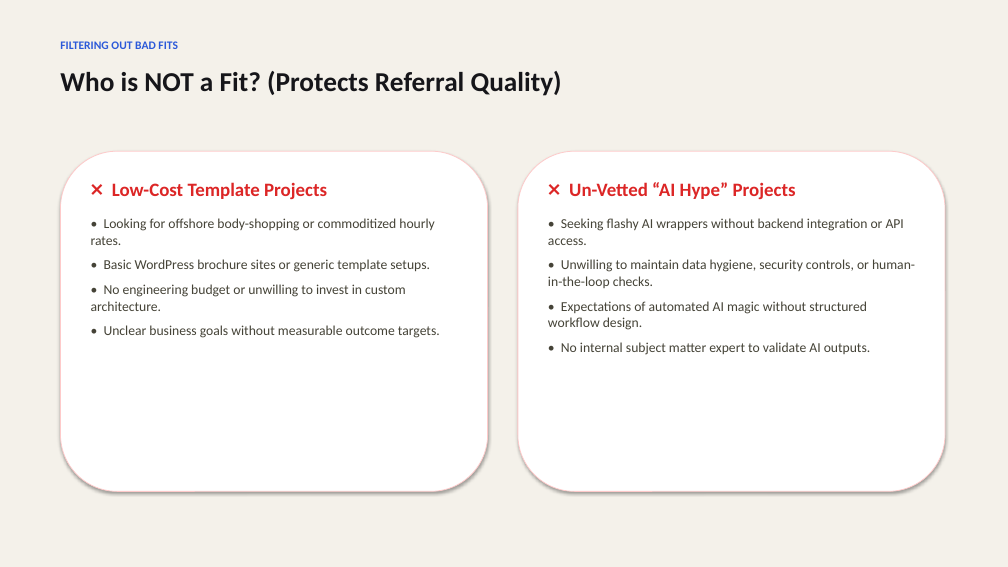
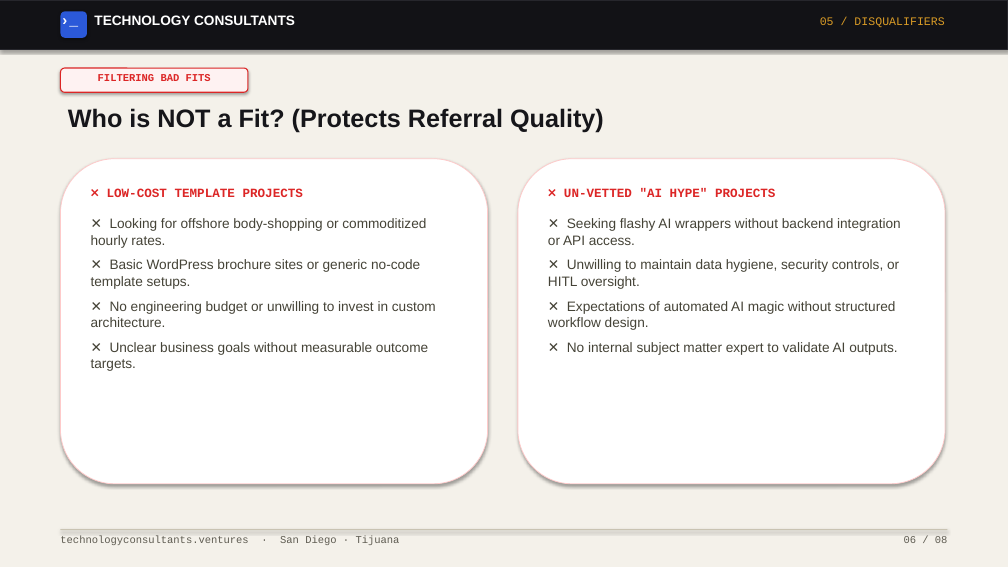
Before and after one commit to rguido198/TechnologyConsultantsVentures, a slide deck: slide 6 of Technology_Consultants_Who_to_Send_My_Way.pptx. Drawn at 1008x567 pixels with LibreOffice and Linux fonts; fonts in the diff are those of the drawing. Boxes give left, top, right and bottom in pixels: in the first picture for what was removed or moved away, otherwise in the second. Text is boxed around its words. In the diff, an @@ line names an element or a change of style, - is before the commit and + after.

Commit message:
Redesign PowerPoint presentations to match design.md website UI, nav header, terminal components, and design tokens

```diff
--- a/Technology_Consultants_Who_to_Send_My_Way.pptx
+++ b/Technology_Consultants_Who_to_Send_My_Way.pptx
@@ rectangle added at box(0, 0, 1008, 49), fill #121216, outline #26262C 1 pt @@
@@ rounded rectangle added at box(60, 11, 87, 38), fill #2B59D9 @@
@@ text added at box(60, 11, 87, 37), 14 pt, text #FFFFFF, bold @@
+›_
@@ text added at box(94, 15, 295, 25), 13 pt, text #FFFFFF, bold @@
+TECHNOLOGY CONSULTANTS
@@ text added at box(820, 17, 944, 27), 11 pt, text #D99B26 @@
+05 / DISQUALIFIERS
@@ rounded rectangle added at box(60, 68, 248, 92), fill #FEF2F2, outline #DC2626 1 pt @@
@@ text at box(98, 74, 211, 81): text changed; size 11 to 10 pt; font Calibri to Courier New; text colour #2B59D9 to #DC2626 @@
-FILTERING OUT BAD FITS
+FILTERING BAD FITS
@@ text "Who is NOT a Fit? ...": place and size @@
-text "Who is NOT a Fit? ..." at box(60, 71, 562, 96)
+text "Who is NOT a Fit? ..." at box(68, 108, 604, 132)
@@ text "Who is NOT a Fit? ..." at box(68, 108, 604, 132): size 26 to 24 pt, font Calibri to Arial @@
@@ rounded rectangle: place and size @@
-rounded rectangle at box(60, 151, 488, 492)
+rounded rectangle at box(60, 159, 488, 484)
@@ rounded rectangle: place and size @@
-rounded rectangle at box(518, 151, 945, 492)
+rounded rectangle at box(518, 159, 945, 484)
@@ text at box(91, 188, 436, 371): text changed; font Calibri to Arial @@
-❌ Low-Cost Template Projects
-• Looking for offshore body-shopping or commoditized hourly rates.
-• Basic WordPress brochure sites or generic template setups.
-• No engineering budget or unwilling to invest in custom architecture.
-• Unclear business goals without measurable outcome targets.
+❌ LOW-COST TEMPLATE PROJECTS
+✕ Looking for offshore body-shopping or commoditized hourly rates.
+✕ Basic WordPress brochure sites or generic no-code template setups.
+✕ No engineering budget or unwilling to invest in custom architecture.
+✕ Unclear business goals without measurable outcome targets.
@@ text at box(548, 188, 901, 355): text changed; font Calibri to Arial @@
-❌ Un-Vetted “AI Hype” Projects
-• Seeking flashy AI wrappers without backend integration or API access.
-• Unwilling to maintain data hygiene, security controls, or human-in-the-loop checks.
-• Expectations of automated AI magic without structured workflow design.
-• No internal subject matter expert to validate AI outputs.
+❌ UN-VETTED "AI HYPE" PROJECTS
+✕ Seeking flashy AI wrappers without backend integration or API access.
+✕ Unwilling to maintain data hygiene, security controls, or HITL oversight.
+✕ Expectations of automated AI magic without structured workflow design.
+✕ No internal subject matter expert to validate AI outputs.
@@ rectangle added at box(60, 529, 948, 530), fill #C9C3B2 @@
@@ text added at box(60, 536, 400, 545), 10 pt, text #5F5C52 @@
+technologyconsultants.ventures · San Diego · Tijuana
@@ text added at box(904, 536, 948, 543), 10 pt, text #5F5C52 @@
+06 / 08
```
Also in this commit, not shown: 7 other slides changed, 1 other file.
